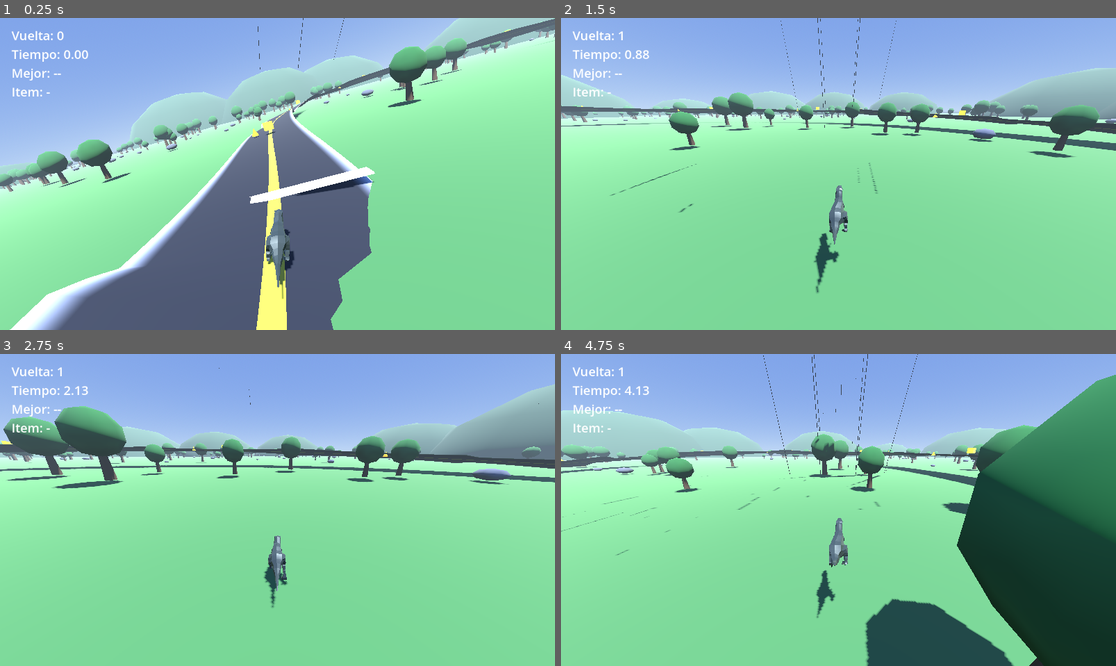
Above: before the commit, frames 1-4 (two rows, left to right).
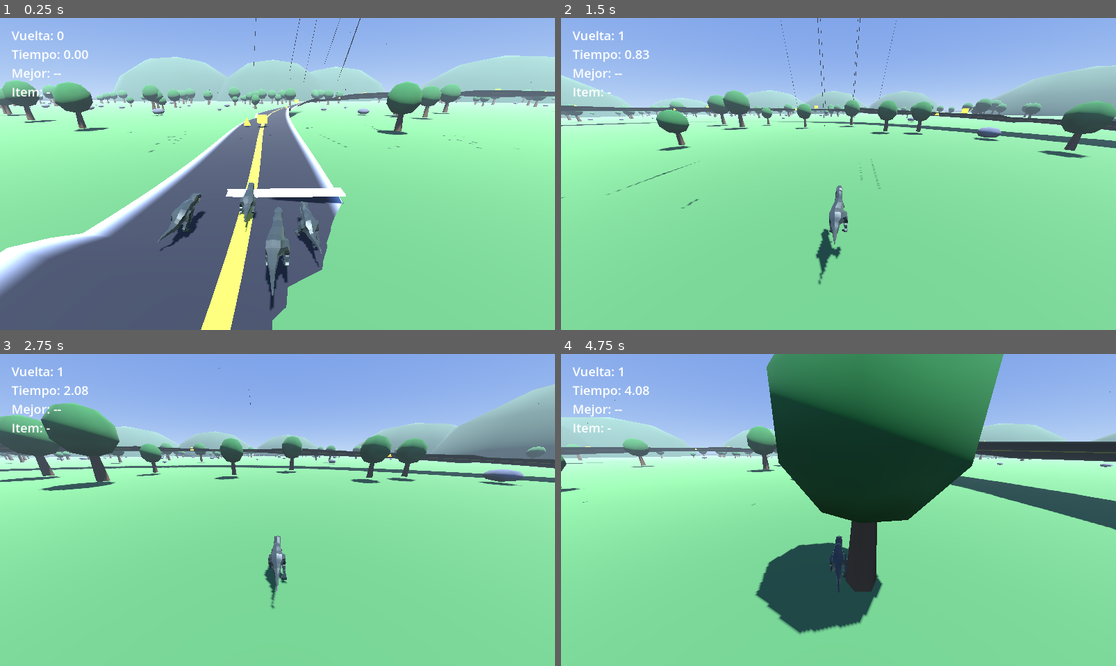
Above: after the commit, the same moments.

Repository: antoniojmonge/dinogame
Game: Godot game, scene res://scenes/main.tscn
Same seed, same stepped clock (60 frames per second), same inputs: the game is played once before the commit and once after it.
Inputs:
- Up to frame 1 (0.25 s): no input
- Up to frame 2 (1.5 s): hold D (move_right) 0.53-1.28 s; hold Shift (drift) 0.53-1.28 s; tap E (ability) at 0.6 s; tap Space (jump) at 0.77, 1.07 s; hold A (move_left) from 1.28 s (still down); tap Shift (drift) at 1.35 s
- Up to frame 3 (2.75 s): tap Space (jump) at 1.52, 1.82, 2.3 s; tap F (use_item) at 1.55, 2.1 s; release A (move_left) at 2.03 s; hold D (move_right) from 2.03 s (still down)
- Up to frame 4 (4.75 s): tap Space (jump) at 2.85, 3.02, 3.32, 3.77, 4.07, 4.52 s; tap E (ability) at 3.05, 3.6 s; release D (move_right) at 3.53 s; hold Shift (drift) 3.53-4.28 s; hold A (move_left) from 3.53 s (still down); tap Shift (drift) at 4.35 s; tap F (use_item) at 4.55 s

The runs differ from the first frame. In frame 1, 49% of the frame differs, in the area x 0-100%, y 0-100%; in frame 2, 4.8%; in frame 3, 3.3%; in frame 4, 50%.

Commit message:
Rivales con IA que siguen la linea de carrera
- DinoBase: entrada virtual (_get_steer/_get_jump/_get_drift/...) y flag is_player

- rival.gd/tscn: IA que mira un punto por delante de la curva y gira

- track.gd: grupo 'track', path_points() y creacion de 3 rivales

- Cajas y pinchos afectan a todos los dinos (grupo 'dino')

Diff:
--- a/scenes/dino.tscn
+++ b/scenes/dino.tscn
@@ -29,6 +29,7 @@
 
 [node name="Dino" type="CharacterBody3D"]
 script = ExtResource("1_dino")
+is_player = true
 
 [node name="Model" parent="." instance=ExtResource("2_trex")]
 transform = Transform3D(-0.1, 0, 0, 0, 0.1, 0, 0, 0, -0.1, 0, 0, 0)
--- /dev/null
+++ b/scenes/rival.tscn
@@ -0,0 +1,18 @@
+[gd_scene load_steps=4 format=3]
+
+[ext_resource type="Script" path="res://scripts/rival.gd" id="1_rival"]
+[ext_resource type="PackedScene" path="res://models/trex.glb" id="2_trex"]
+
+[sub_resource type="CapsuleShape3D" id="CapsuleShape3D_body"]
+radius = 0.9
+height = 3.4
+
+[node name="Rival" type="CharacterBody3D"]
+script = ExtResource("1_rival")
+
+[node name="Model" parent="." instance=ExtResource("2_trex")]
+transform = Transform3D(-0.1, 0, 0, 0, 0.1, 0, 0, 0, -0.1, 0, 0, 0)
+
+[node name="CollisionShape3D" type="CollisionShape3D" parent="."]
+transform = Transform3D(1, 0, 0, 0, 1, 0, 0, 0, 1, 0, 1.7, 0)
+shape = SubResource("CapsuleShape3D_body")
--- a/scenes/velociraptor.tscn
+++ b/scenes/velociraptor.tscn
@@ -29,6 +29,7 @@
 
 [node name="Velociraptor" type="CharacterBody3D"]
 script = ExtResource("1_raptor")
+is_player = true
 
 [node name="Model" parent="." instance=ExtResource("2_trex")]
 transform = Transform3D(-0.075, 0, 0, 0, 0.075, 0, 0, 0, -0.075, 0, 0, 0)
--- a/scripts/dino_base.gd
+++ b/scripts/dino_base.gd
@@ -23,11 +23,12 @@
 
 @export_group("Habilidad")
 @export var ability_cooldown := 4.0
-
-@onready var anim: AnimationPlayer = $Model/AnimationPlayer
-@onready var camera_rig: SpringArm3D = $CameraRig
-@onready var camera: Camera3D = $CameraRig/Camera3D
-@onready var smoke: GPUParticles3D = $DriftSmoke
+@export var is_player := false
+
+@onready var anim: AnimationPlayer = get_node_or_null("Model/AnimationPlayer") as AnimationPlayer
+@onready var camera_rig: SpringArm3D = get_node_or_null("CameraRig") as SpringArm3D
+@onready var camera: Camera3D = get_node_or_null("CameraRig/Camera3D") as Camera3D
+@onready var smoke: GPUParticles3D = get_node_or_null("DriftSmoke") as GPUParticles3D
 
 const ANIM_IDLE := "Armature|TRex_Idle"
 const ANIM_WALK := "Armature|TRex_Walk"
@@ -58,8 +59,9 @@
 
 
 func _ready() -> void:
-	add_to_group("player")
 	add_to_group("dino")
+	if is_player:
+		add_to_group("player")
 	_setup_animations()
 	_apply_materials()
 	up_direction = up_dir
@@ -70,6 +72,28 @@
 
 func activate_ability() -> void:
 	pass
+
+
+# --- Entrada (virtual): el jugador lee teclado, la IA calcula ---
+
+func _get_steer() -> float:
+	return Input.get_axis("move_left", "move_right")
+
+
+func _get_jump() -> bool:
+	return Input.is_action_just_pressed("jump")
+
+
+func _get_drift() -> bool:
+	return Input.is_action_pressed("drift")
+
+
+func _get_ability() -> bool:
+	return Input.is_action_just_pressed("ability")
+
+
+func _get_use_item() -> bool:
+	return Input.is_action_just_pressed("use_item")
 
 
 # --- Estado externo (golpes / poderes / aturdimiento) ---
@@ -112,10 +136,10 @@
 	if _ability_flash_time > 0.0:
 		_ability_flash_time -= delta
 
-	if _ability_cd <= 0.0 and _stun_time <= 0.0 and Input.is_action_just_pressed("ability"):
+	if _ability_cd <= 0.0 and _stun_time <= 0.0 and _get_ability():
 		activate_ability()
 		_ability_cd = ability_cooldown
-	if Input.is_action_just_pressed("use_item"):
+	if _get_use_item():
 		use_held_power()
 
 	var on_floor := is_on_floor()
@@ -127,7 +151,7 @@
 		_air_time += delta
 	up_direction = up_dir
 
-	var turn := Input.get_axis("move_left", "move_right")
+	var turn := _get_steer()
 	if _stun_time > 0.0:
 		turn = 0.0
 
@@ -149,7 +173,7 @@
 	var right := fwd.cross(up_dir).normalized()
 	transform.basis = Basis(right, up_dir, -fwd).orthonormalized()
 
-	if on_floor and _stun_time <= 0.0 and Input.is_action_just_pressed("jump"):
+	if on_floor and _stun_time <= 0.0 and _get_jump():
 		_vertical = jump_velocity
 	elif on_floor:
 		_vertical = -2.0
@@ -257,7 +281,7 @@
 		if _boost_timer <= 0.0:
 			_boost_mult = 1.0
 
-	if Input.is_action_pressed("drift") and on_floor and speed > drift_min_speed and _stun_time <= 0.0:
+	if _get_drift() and on_floor and speed > drift_min_speed and _stun_time <= 0.0:
 		if not _drifting:
 			_drifting = true
 			_drift_charge = 0.0
--- a/scripts/hazard.gd
+++ b/scripts/hazard.gd
@@ -22,6 +22,6 @@
 func _on_body_entered(body: Node3D) -> void:
 	if _cooldown > 0.0:
 		return
-	if body.is_in_group("player") and body.has_method("apply_obstacle_hit"):
+	if body.is_in_group("dino") and body.has_method("apply_obstacle_hit"):
 		_cooldown = hit_cooldown
 		body.apply_obstacle_hit(slowdown_factor, bounce_strength)
--- a/scripts/item_box.gd
+++ b/scripts/item_box.gd
@@ -28,7 +28,7 @@
 func _on_body_entered(body: Node3D) -> void:
 	if _cooldown > 0.0:
 		return
-	if body.is_in_group("player") and body.has_method("apply_power"):
+	if body.is_in_group("dino") and body.has_method("apply_power"):
 		_cooldown = respawn_time
 		set_deferred("monitoring", false)
 		visible = false
--- /dev/null
+++ b/scripts/rival.gd
@@ -0,0 +1,63 @@
+extends DinoBase
+
+## Rival con IA: sigue la linea de carrera mirando un punto por delante,
+## usa su habilidad e items de vez en cuando.
+
+@export var lookahead := 8
+@export var steer_gain := 2.4
+
+var _path: PackedVector3Array = PackedVector3Array()
+var _ability_timer := 0.0
+
+
+func _ready() -> void:
+	super._ready()
+	var track: Node = get_tree().get_first_node_in_group("track")
+	if track != null and track.has_method("path_points"):
+		_path = track.path_points()
+	_ability_timer = randf_range(4.0, 9.0)
+
+
+func activate_ability() -> void:
+	_boost_mult = 1.5
+	_boost_timer = 1.2
+	_flash_ability(Color(0.9, 0.6, 1.0), 0.5)
+
+
+func _get_ability() -> bool:
+	_ability_timer -= get_physics_process_delta_time()
+	if _ability_timer <= 0.0:
+		_ability_timer = randf_range(7.0, 13.0)
+		return true
+	return false
+
+
+func _get_use_item() -> bool:
+	return held_power != "" and randf() < 0.02
+
+
+func _get_steer() -> float:
+	if _path.is_empty():
+		return 0.0
+	var idx := _nearest_index(global_position)
+	var target: Vector3 = _path[(idx + lookahead) % _path.size()]
+	var to_target := target - global_position
+	to_target.y = 0.0
+	if to_target.length_squared() < 0.0001:
+		return 0.0
+	var fwd := -transform.basis.z
+	fwd.y = 0.0
+	fwd = fwd.normalized()
+	var cross := fwd.cross(to_target.normalized())
+	return clampf(-cross.y * steer_gain, -1.0, 1.0)
+
+
+func _nearest_index(pos: Vector3) -> int:
+	var best := 0
+	var best_d := INF
+	for i in _path.size():
+		var d := _path[i].distance_squared_to(pos)
+		if d < best_d:
+			best_d = d
+			best = i
+	return best
--- a/scripts/track.gd
+++ b/scripts/track.gd
@@ -22,17 +22,47 @@
 const LANE_COLOR := Color(0.85, 0.75, 0.2)
 
 var _curve: Curve3D
+var _path := PackedVector3Array()
 
 
 func _ready() -> void:
+	add_to_group("track")
 	_curve = _make_curve(_control_points())
+	_build_path()
 	_build_road()
 	_build_finish_line()
 	if build_obstacles:
 		_build_obstacles()
 	_build_item_boxes()
+	_build_rivals()
 	if build_scenery:
 		_build_scenery()
+
+
+func _build_path() -> void:
+	var total := _curve.get_baked_length()
+	var n := 220
+	for i in n:
+		_path.append(_curve.sample_baked((float(i) / float(n)) * total, true))
+
+
+func path_points() -> PackedVector3Array:
+	return _path
+
+
+func _build_rivals() -> void:
+	var scene: PackedScene = load("res://scenes/rival.tscn")
+	if scene == null:
+		return
+	var placements := [[1.0, -2.5], [1.0, 2.5], [3.0, 0.0]]
+	for pl in placements:
+		var off: float = pl[0]
+		var lat: float = pl[1]
+		var xf := _curve.sample_baked_with_rotation(off, true, true)
+		var rival: Node3D = scene.instantiate()
+		add_child(rival)
+		var pos := xf.origin + xf.basis.x.normalized() * lat
+		rival.global_transform = Transform3D(xf.basis.orthonormalized(), pos)
 
 
 func _control_points() -> Array:
Not shown, added: scripts/rival.gd.uid
